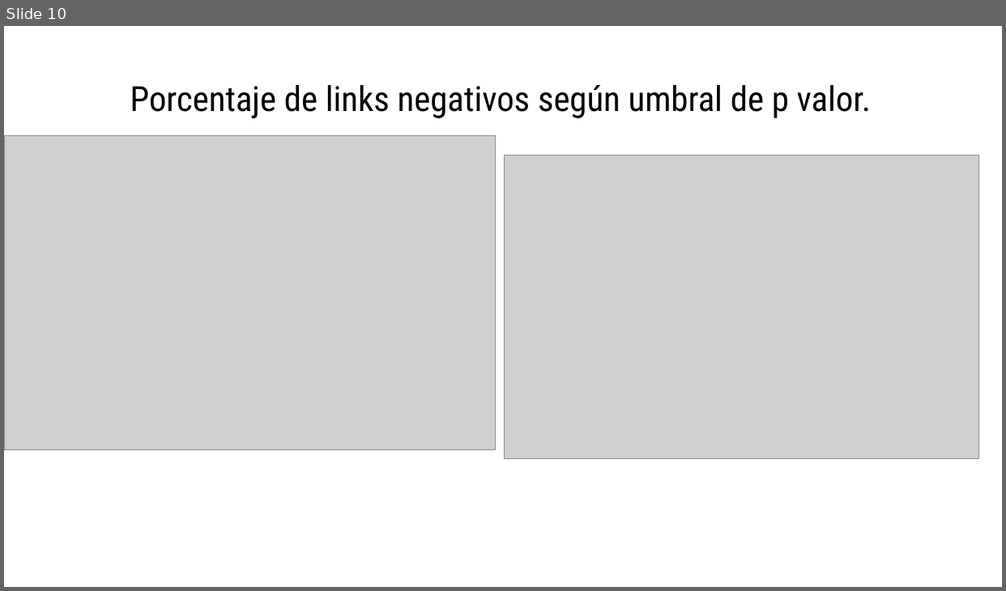
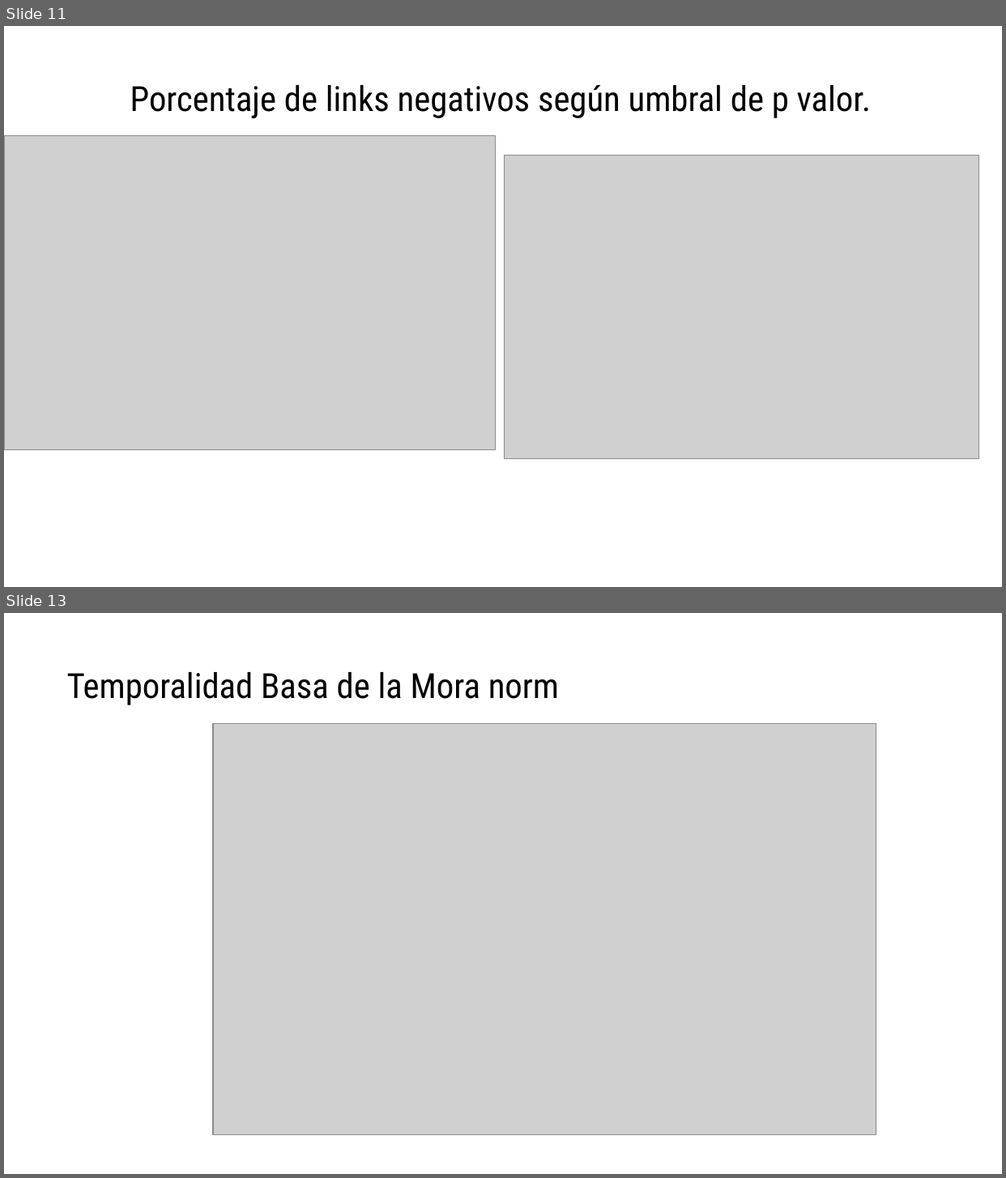
Before and after one commit to anacanoherranz/TFM, a slide deck: resumen TFM.pptx. Shown one above the other, each under a label of ours: slide 10 before the commit, slides 11 and 13 after it; the slides between them are not shown. The pictures are 1006x591 and 1006x1178 pixels, drawn with LibreOffice and Linux fonts; fonts in the diff are those of the drawing; grey boxes stand for pictures. Boxes give left, top, right and bottom in pixels: in the first picture for what was removed or moved away, otherwise in the second. Text is boxed around its words. In the diff, an @@ line names an element or a change of style, - is before the commit and + after.

```diff
--- a/resumen TFM.pptx
+++ b/resumen TFM.pptx
@@ slide 13 added at (x1=4, y1=613, x2=1002, y2=1174), background #FFFFFF @@
@@ title added at (x1=67, y1=672, x2=559, y2=705), 25 pt, text #000000 @@
+Temporalidad Basa de la Mora norm
@@ picture added at (x1=212, y1=724, x2=876, y2=1135) @@
@@ what was slide 10 is now slide 11 @@
```
Also in this commit, not shown: 2 slides changed, 6 other slides added, 7 other files.
